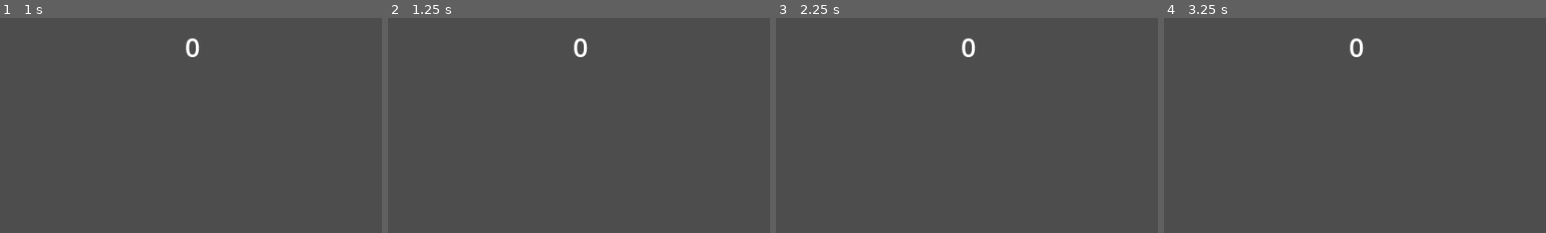
Above: before the commit, frames 1-4 (left to right).
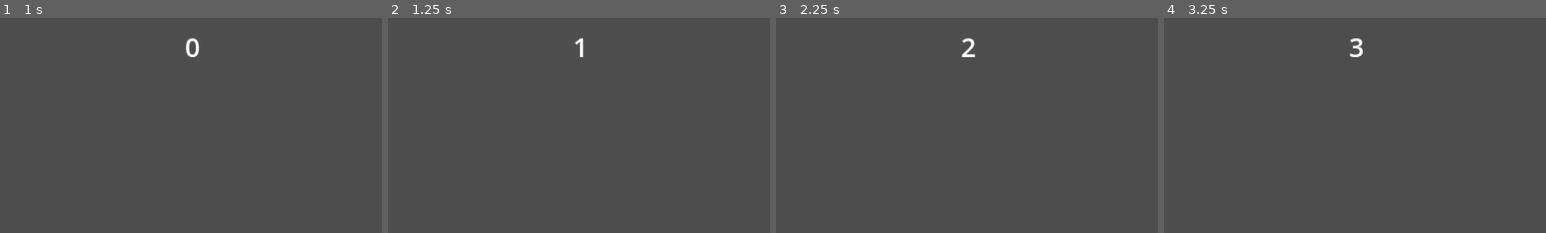
Above: after the commit, the same moments.

Repository: dicemaster5/BubbleSurvivors
Game: Godot game, scene res://scenes/UI/game_ui.tscn
Same seed, same stepped clock (60 frames per second), same inputs: the game is played once before the commit and once after it. This scene is started directly instead of the project's main scene.
Inputs:
- Up to frame 1 (1 s): tap Enter at 0.5 s; hold D (move_right) from 0.53 s (still down)
- Up to frame 2 (1.25 s): keep holding D (move_right)
- Up to frame 3 (2.25 s): tap Space at 1.25 s; release D (move_right) at 1.28 s; hold S (move_down) 1.28-2.03 s; tap Enter at 2 s; hold D (move_right) from 2.03 s (still down)
- Up to frame 4 (3.25 s): tap Space at 2.75 s; release D (move_right) at 2.78 s; hold W (move_up) from 2.78 s (still down)
The pictures show only the part of the screen within x 25-75%, y 0-50%; the shares and areas given below are measured in that part.

Frame 1 is identical in both runs. In frame 2, 0.2% of the frame differs, in the area x 48-53%, y 9-19%; in frame 3, 0.2%; in frame 4, 0.2%.

Commit message:
Format time string

Diff:
--- a/scenes/UI/game_ui.gd
+++ b/scenes/UI/game_ui.gd
@@ -5,4 +5,22 @@
 @export var time_score: int
 
 func _process(delta: float) -> void:
-	timer_label.text = str(time_score)
+	timer_label.text = format_time_string(time_score)
+
+func _on_timer_timeout() -> void:
+	time_score += 1
+
+func format_time_string(time: int) -> String:
+	var hrs = time / 3600
+	var min = fmod(time / 60, 60)
+	var sec = fmod(time, 60)
+
+	if hrs > 0:
+		return "%02d:%02d:%02d" % [hrs, min, sec]
+	elif min > 0:
+		return "%02d:%02d" % [min, sec]
+
+	return str(sec)
+
+func reset() -> void:
+	time_score = 0
--- a/scenes/UI/game_ui.tscn
+++ b/scenes/UI/game_ui.tscn
@@ -24,3 +24,8 @@
 layout_mode = 2
 text = "0"
 label_settings = SubResource("LabelSettings_bnv0w")
+
+[node name="Timer" type="Timer" parent="."]
+autostart = true
+
+[connection signal="timeout" from="Timer" to="." method="_on_timer_timeout"]
